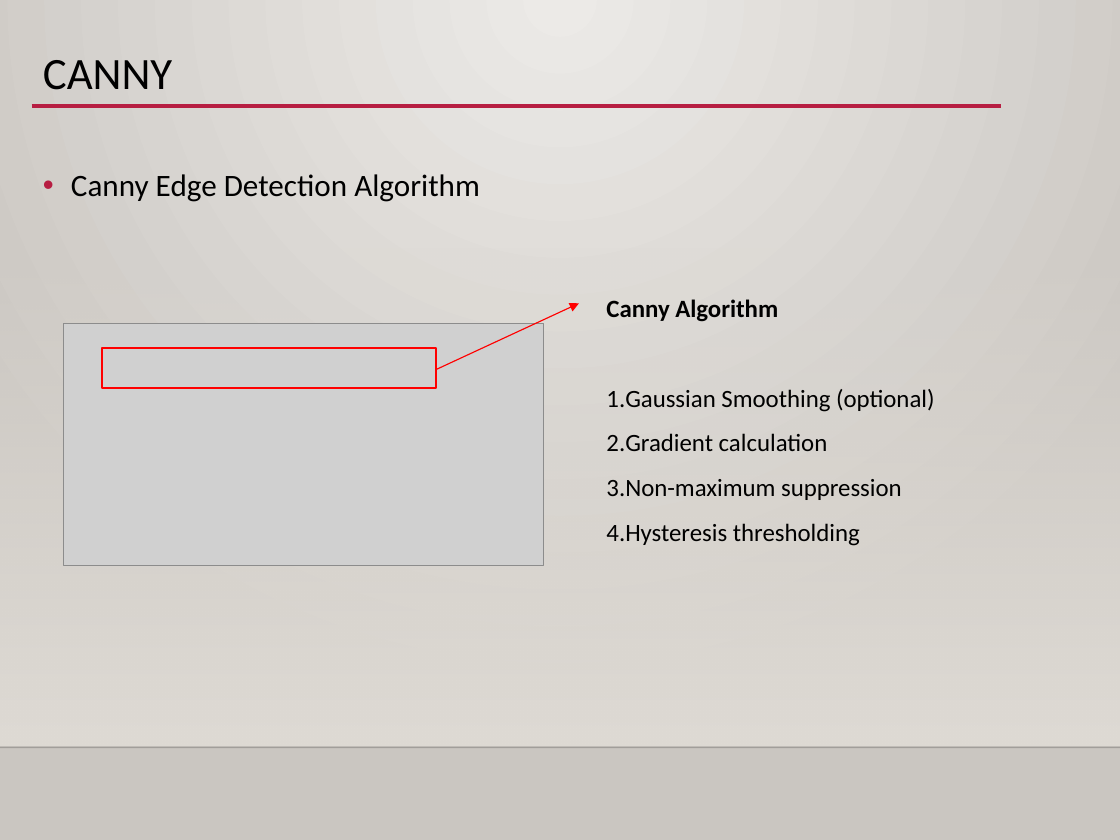
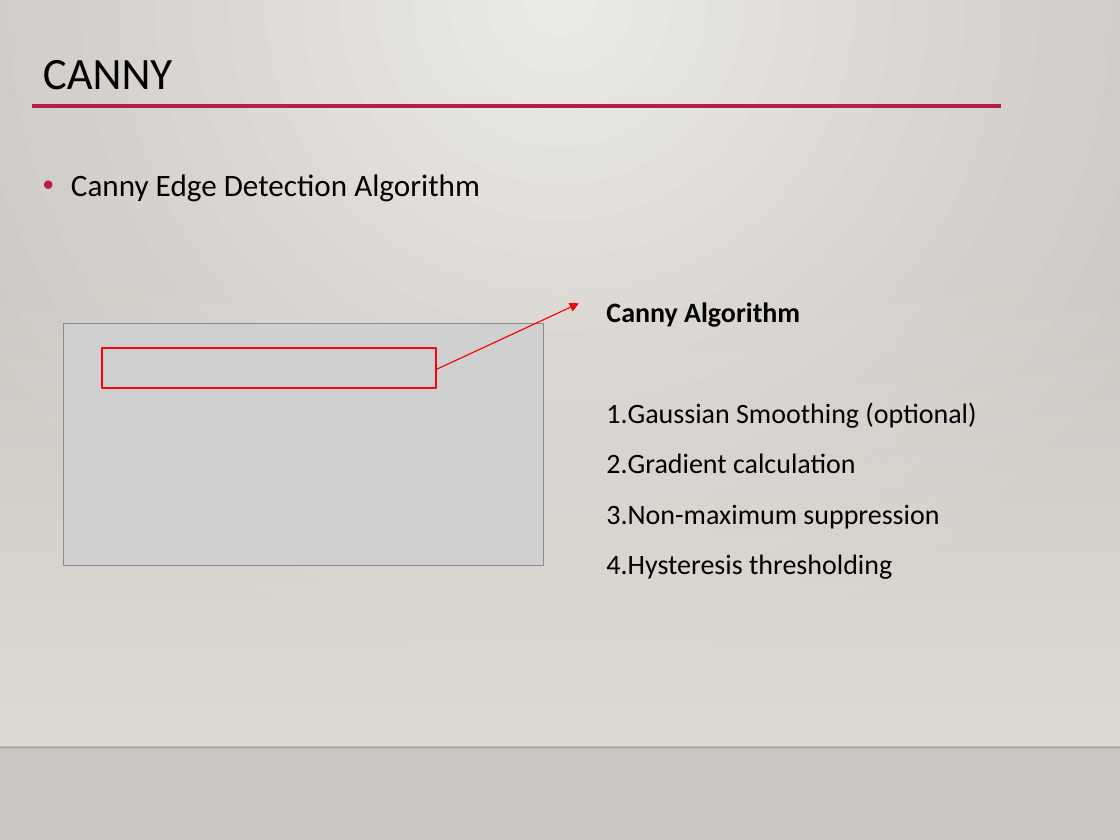
Before and after one commit to jelee2498/SDS, a slide deck: slide 17 of Day2/ex2-1_edge_detection/ex2-1_edge_detection.pptx (slide 18 before the commit). Drawn at 1120x840 pixels with LibreOffice and Linux fonts; fonts in the diff are those of the drawing; grey boxes stand for pictures; background and template pictures are left out. Boxes give left, top, right and bottom in pixels: in the first picture for what was removed or moved away, otherwise in the second. Text is boxed around its words. In the diff, an @@ line names an element or a change of style, - is before the commit and + after.

```diff
--- a/Day2/ex2-1_edge_detection/ex2-1_edge_detection.pptx
+++ b/Day2/ex2-1_edge_detection/ex2-1_edge_detection.pptx
@@ text "Canny Algorithm" at (x1=606, y1=302, x2=976, y2=579): size 16 to 18 pt @@
```
Also in this commit, not shown: 14 other slides changed, 7 slides added, 1 slide removed, 12 other files.
